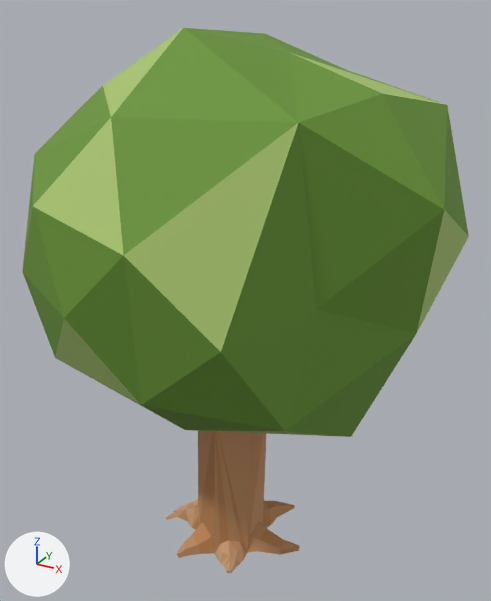
Renders of the glTF model assets/tree/tree.glb from each side of a commit.
Camera for both pictures: a 50 mm camera at (3.06, -5.18, 5.47) aimed at (0.09, 0.24, 2.76). The axes (+X, +Y, +Z) are drawn at lower left. The lights are the same throughout. Where no turn or scale is listed for an object, it has been applied to the vertices. Vertices at the same position are counted once.

Names of what the first picture shows: 'Tree'.
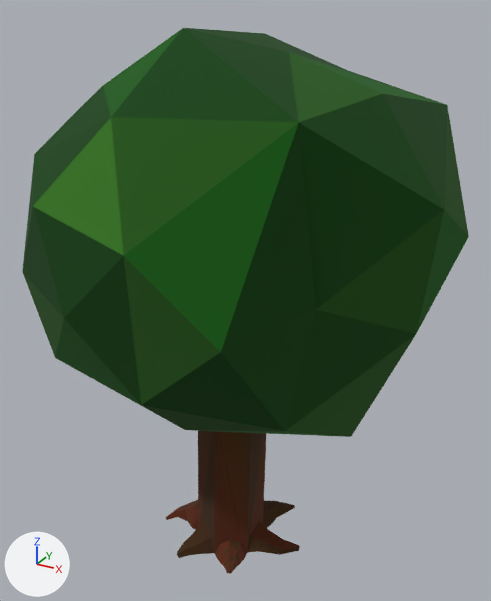
Commit message: Add Pine tree

Diff of the bpy script that builds the scene:
```diff
--- a/assets/tree/tree.glb.py
+++ b/assets/tree/tree.glb.py
@@ mat_wood @@
 n0 = _N.new('ShaderNodeBsdfPrincipled'); n0.name = 'Principled BSDF'
-n0.inputs[2].default_value = 0.768  # 'Roughness'
+n0.inputs[2].default_value = 1.0  # 'Roughness'
 n1 = _N.new('ShaderNodeOutputMaterial'); n1.name = 'Material Output'
+n3 = _N.new('ShaderNodeMix'); n3.name = 'Mix'
+n3.data_type = 'RGBA'
+n3.blend_type = 'MULTIPLY'
+n3.inputs[0].default_value = 1.0  # 'Factor'
+n4 = _N.new('ShaderNodeVertexColor'); n4.name = 'Color Attribute'
 n2 = _N.new('ShaderNodeTexImage'); n2.name = 'Image Texture'
@@ mat_wood @@
 _L.new(n0.outputs[0], n1.inputs[0])  # 'BSDF' to 'Surface'
-_L.new(n2.outputs[0], n0.inputs[0])  # 'Color' to 'Base Color'
+_L.new(n3.outputs[2], n0.inputs[0])  # 'Result' to 'Base Color'
+_L.new(n4.outputs[0], n3.inputs[7])  # 'Color' to 'B'
+_L.new(n2.outputs[0], n3.inputs[6])  # 'Color' to 'A'
@@ me_cylinder_004 @@
 me_cylinder_004.from_pydata(...)  # 179 vertices, 350 faces; spans x -1.78..2.09, y -1.81..2.22, z -0.4..4.95
 # used by ob_tree; location = (0.03, 0.01, 0.33)
+# me_cylinder_004 part 1: vertex colours changed
 me_cylinder_004.materials.append(mat_wood)
```

Pixel boxes (x1, y1, x2, y2) of what changed, in the pictures (491 x 601 px):
'Tree', recoloured: (22, 28, 469, 574) in both
